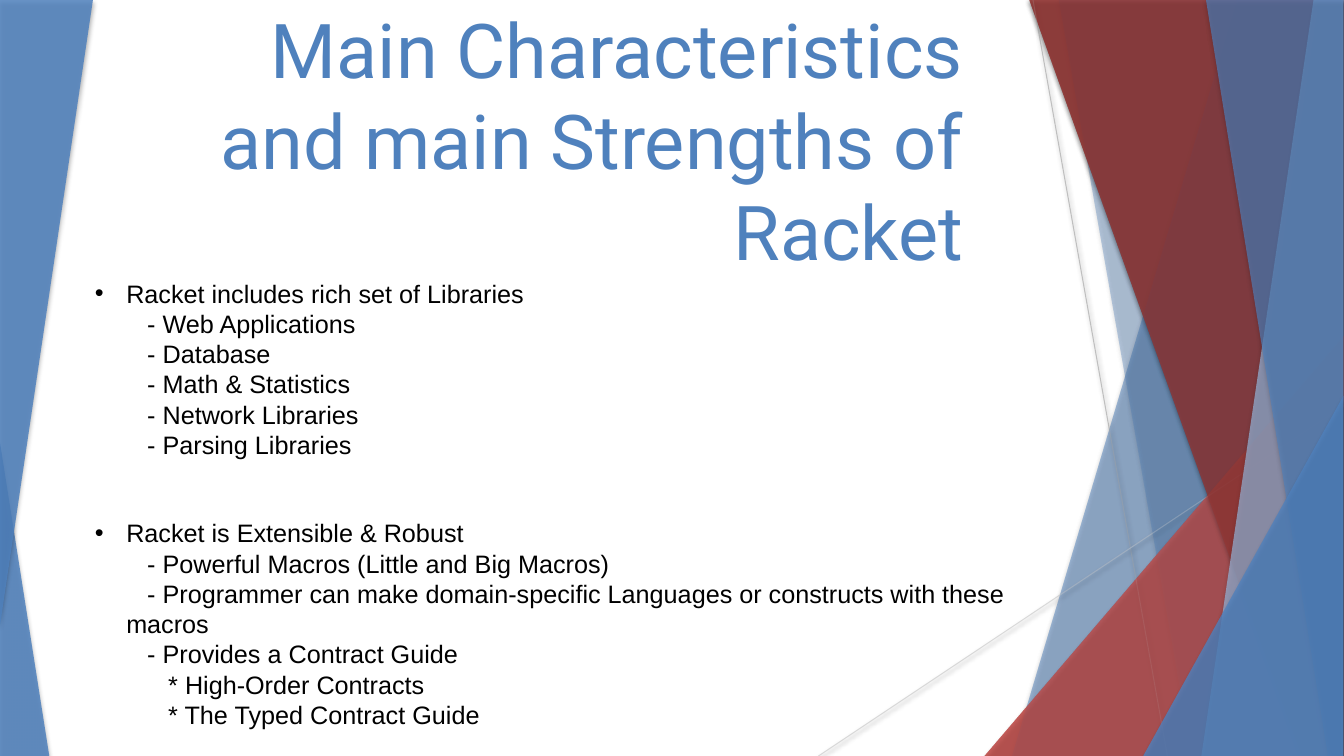
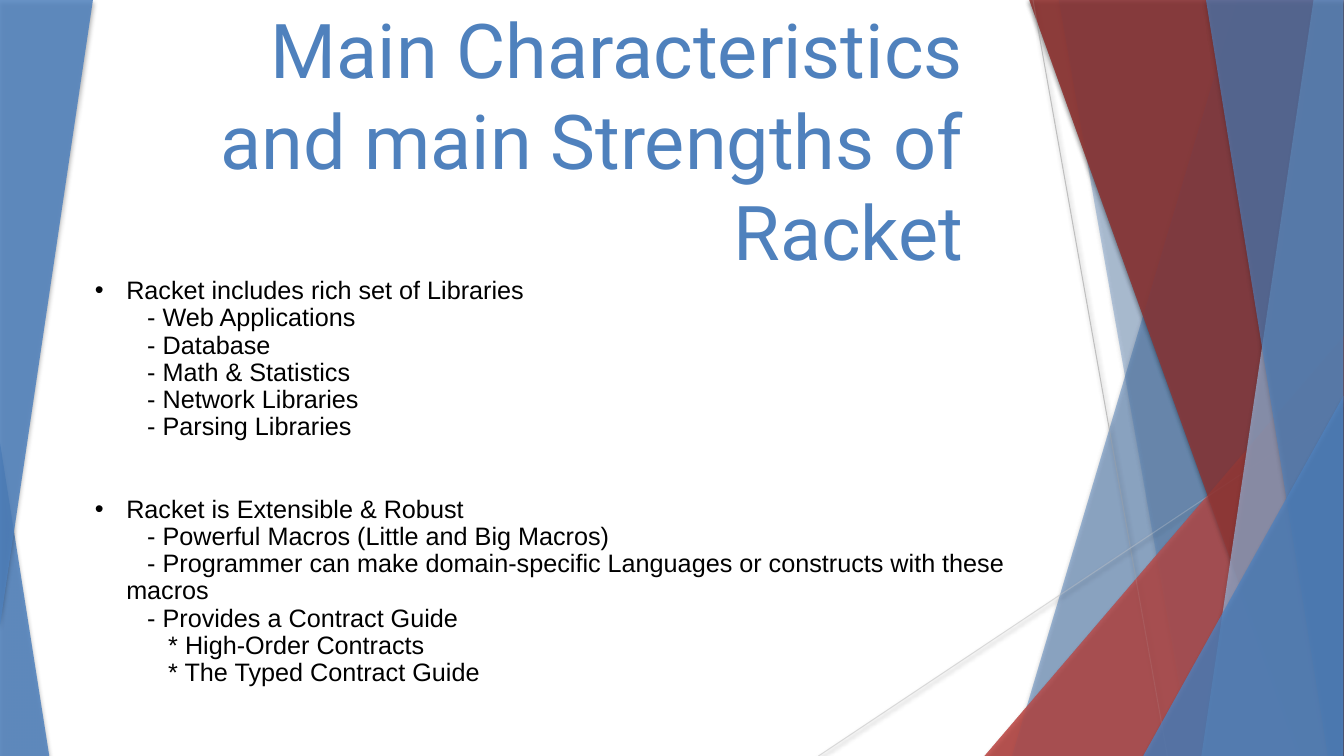
Before and after one commit to stevester94/CSC201_Project, a slide deck: slide 6 of CSC201Sec3Proj3Team4.pptx. Drawn at 1344x756 pixels with LibreOffice and Linux fonts; fonts in the diff are those of the drawing. Boxes give left, top, right and bottom in pixels: in the first picture for what was removed or moved away, otherwise in the second. Text is boxed around its words. In the diff, an @@ line names an element or a change of style, - is before the commit and + after.

```diff
--- a/CSC201Sec3Proj3Team4.pptx
+++ b/CSC201Sec3Proj3Team4.pptx
@@ text "Racket includes rich set of ..." at (126, 280, 1004, 687): line spacing 1 to 0.9 @@
```
Also in this commit, not shown: 4 other slides changed, 2 slides added, 1 slide removed.
